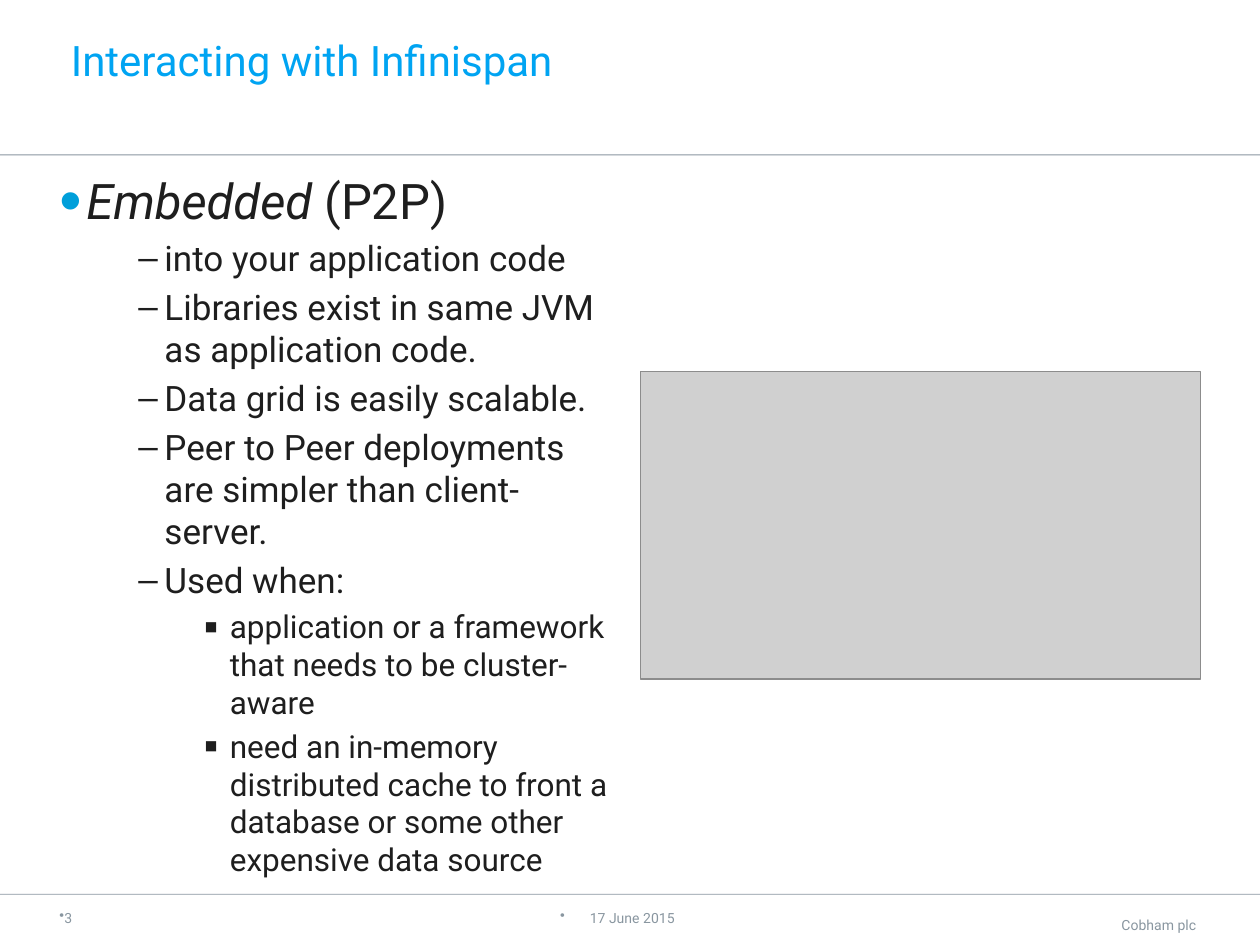
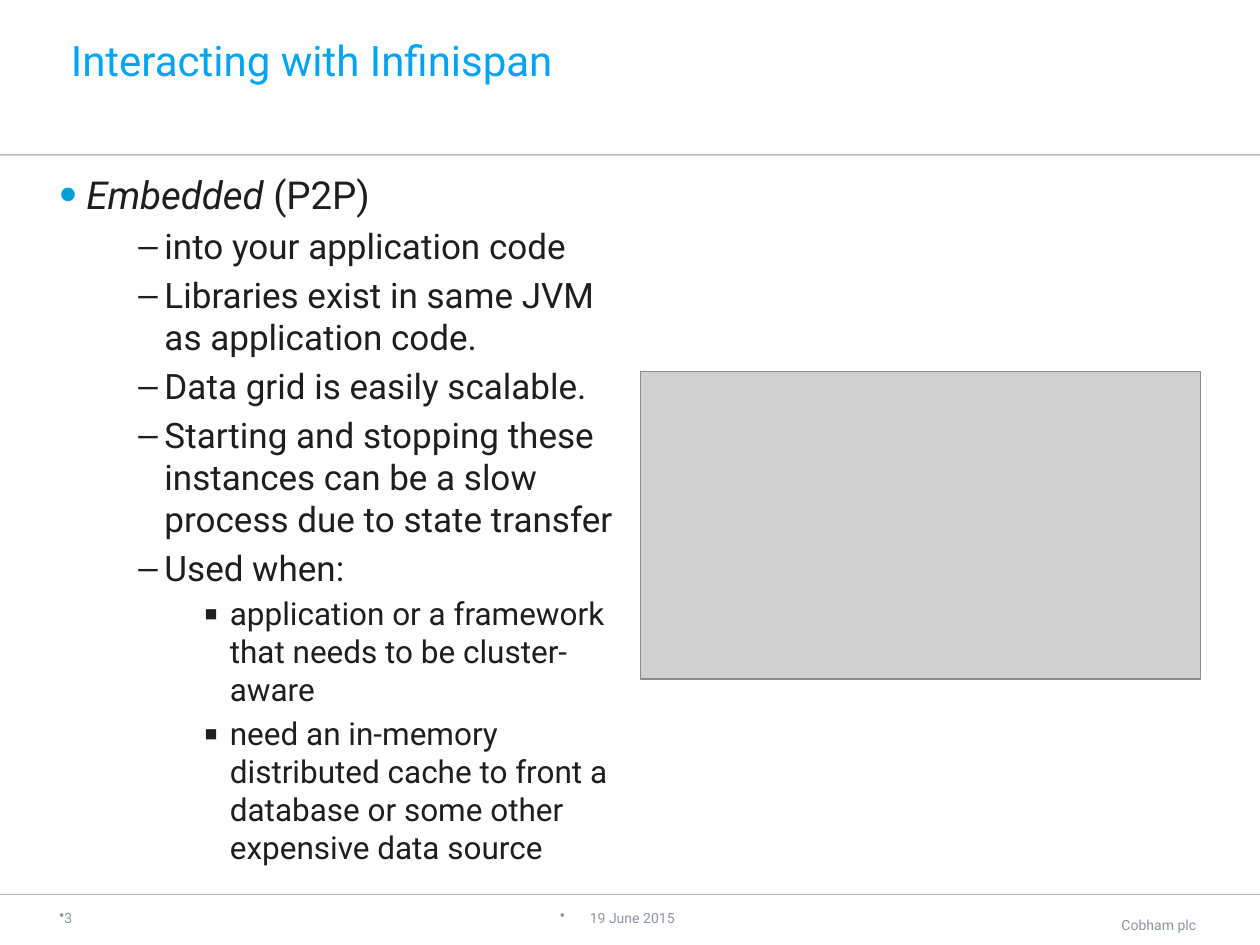
Before and after one commit to neha-bansal/Demos, a slide deck: slide 4 of infinispan-embedded-tutorial/Infinispan.pptx. Drawn at 1260x945 pixels with LibreOffice and Linux fonts; fonts in the diff are those of the drawing; grey boxes stand for pictures; background and template pictures are left out. Boxes give left, top, right and bottom in pixels: in the first picture for what was removed or moved away, otherwise in the second. Text is boxed around its words. In the diff, an @@ line names an element or a change of style, - is before the commit and + after.

Commit message:
ppt changed

```diff
--- a/infinispan-embedded-tutorial/Infinispan.pptx
+++ b/infinispan-embedded-tutorial/Infinispan.pptx
@@ text at [86,178,370,218]: size 28 to 22 pt in "Embedded (P2P)"; less space between paragraphs @@
@@ text at [164,421,612,539]: text changed @@
-  – Peer to Peer deployments are simpler than client-server.
+  – Starting and stopping these instances can be a slow process due to state transfer
@@ text at [590,913,675,923]: text changed @@
-17 June 2015
+19 June 2015
```
Also in this commit, not shown: 10 other slides changed.
